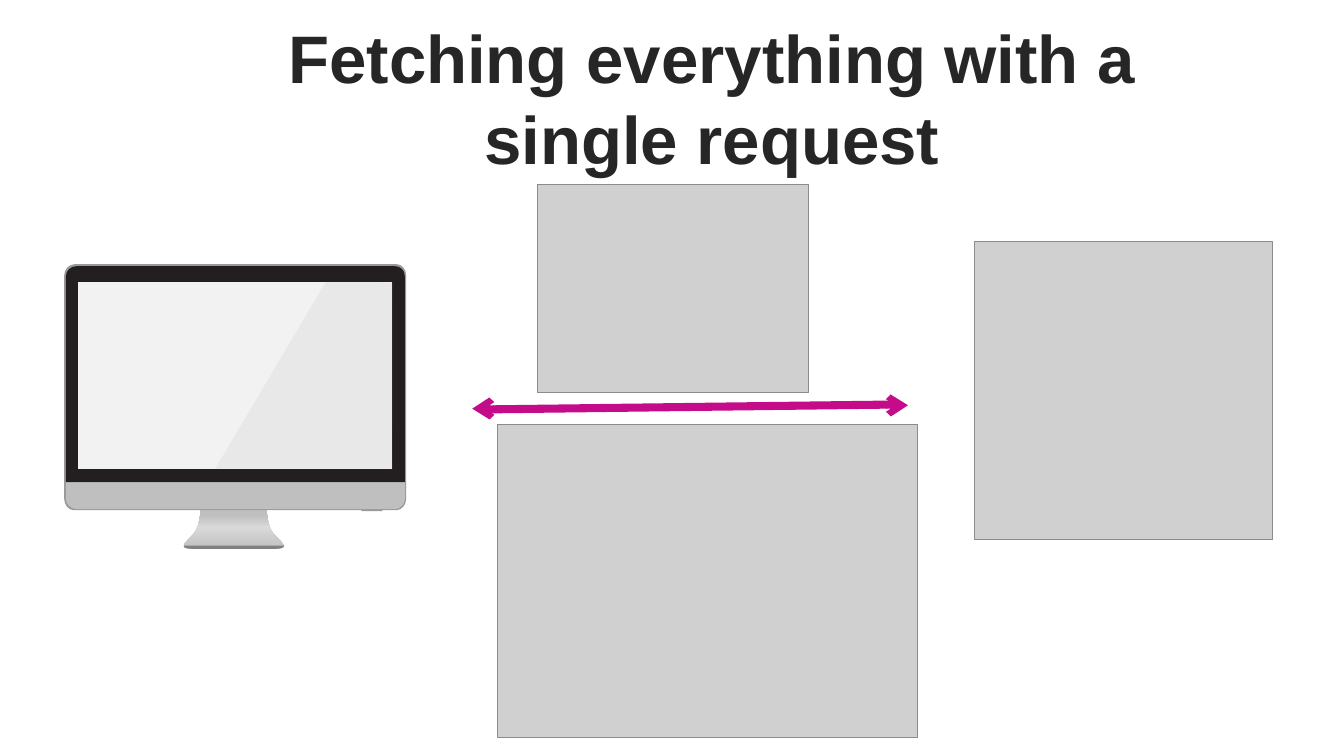
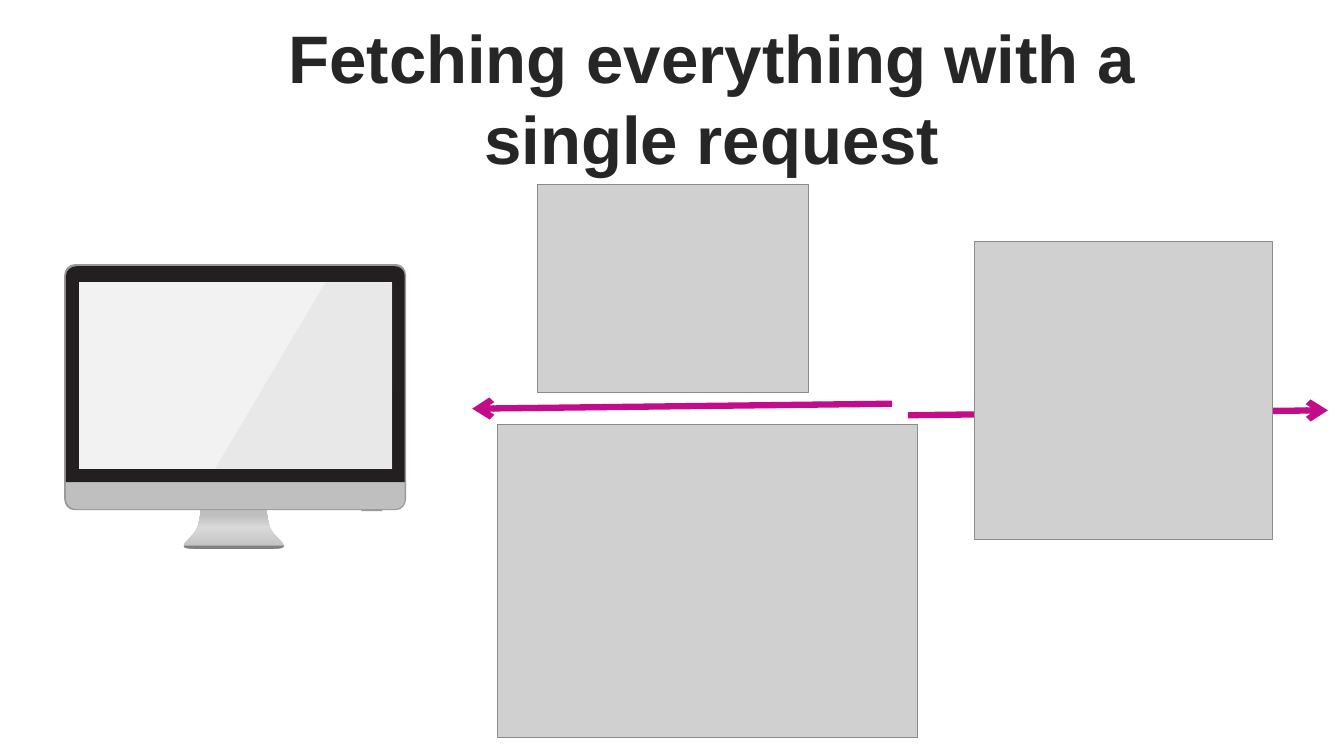
Before and after one commit to thanhlongvl/sportdemo, a slide deck: slide 10 of thuyettrinhgfinal_1.pptx. Drawn at 1344x756 pixels with LibreOffice and Linux fonts; fonts in the diff are those of the drawing; grey boxes stand for pictures. Boxes give left, top, right and bottom in pixels: in the first picture for what was removed or moved away, otherwise in the second. Text is boxed around its words. In the diff, an @@ line names an element or a change of style, - is before the commit and + after.

```diff
--- a/thuyettrinhgfinal_1.pptx
+++ b/thuyettrinhgfinal_1.pptx
@@ freeform shape moved from (x1=488, y1=405, x2=908, y2=410) to (x1=908, y1=410, x2=1329, y2=415) @@
```
Also in this commit, not shown: 24 other slides changed, 1 slide added, 2 other files.
